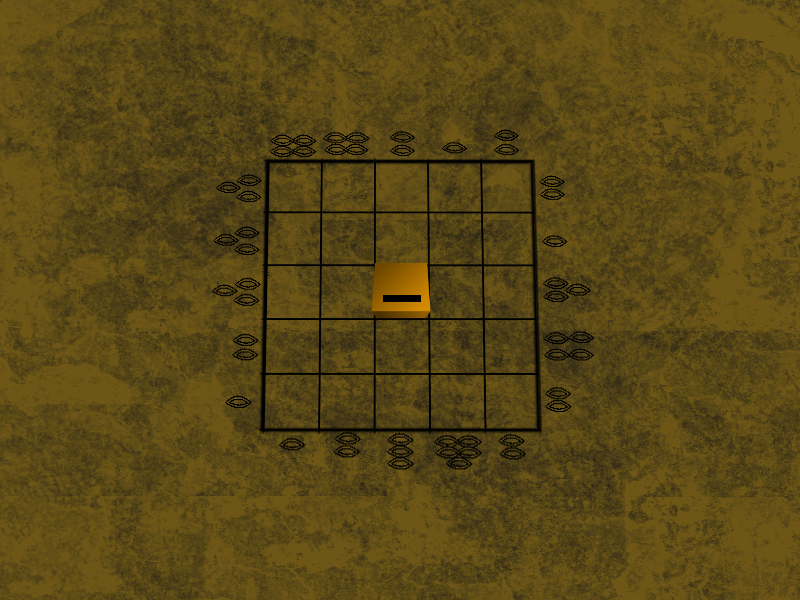
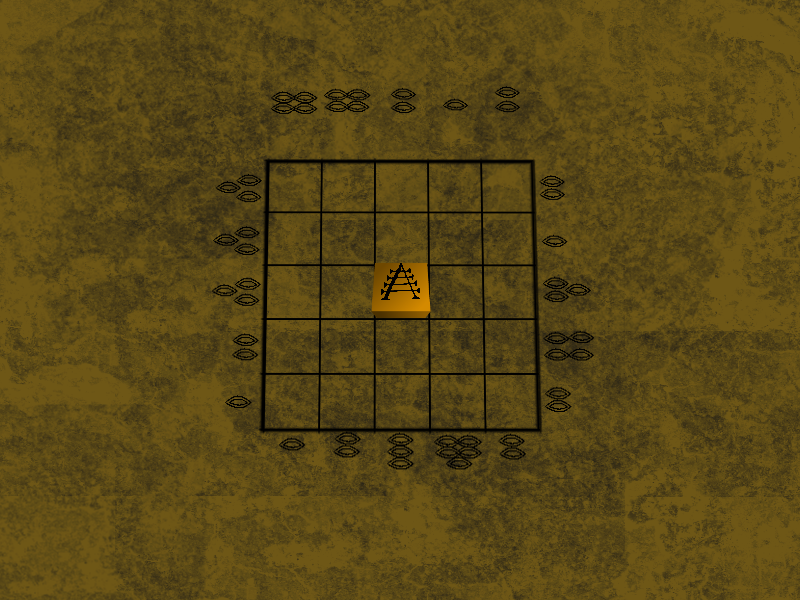
Revision of a layered w=800, h=600 image; what changed, layer by layer:
added layer "cubelabel copy" above "cubelabel" over [381, 263, 420, 300]
hid "cubelabel", painted on it over [383, 275, 421, 302]
painted on "puzzleboard" over [268, 86, 520, 158]
